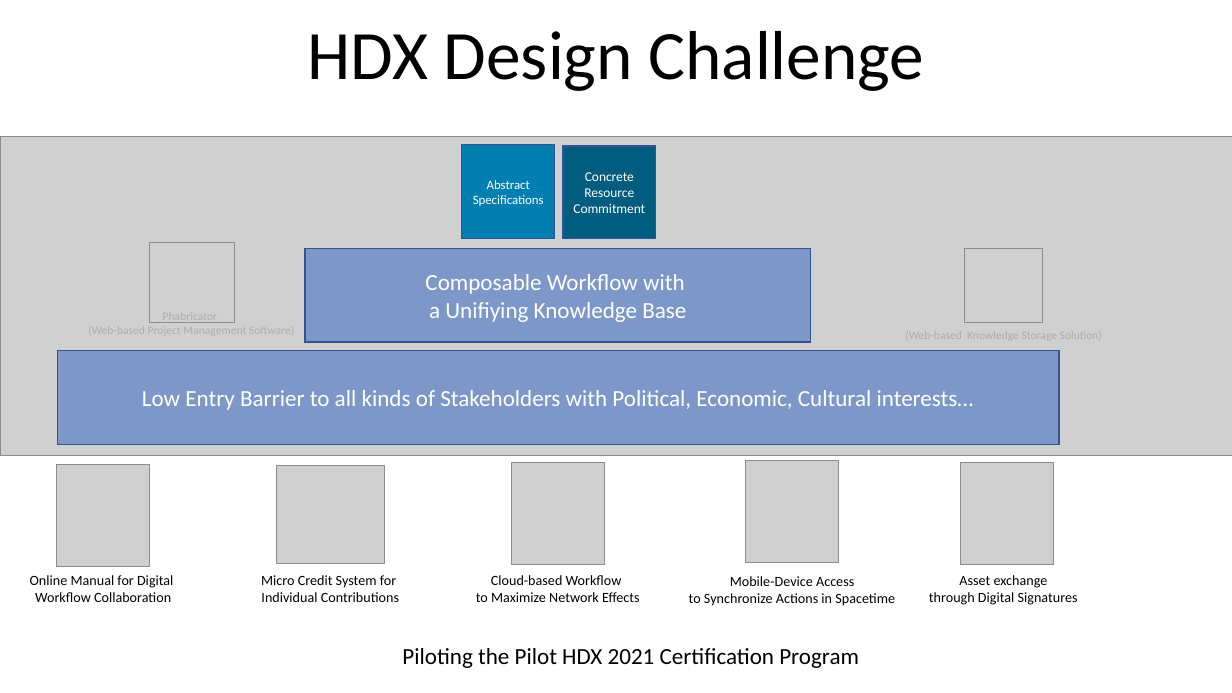
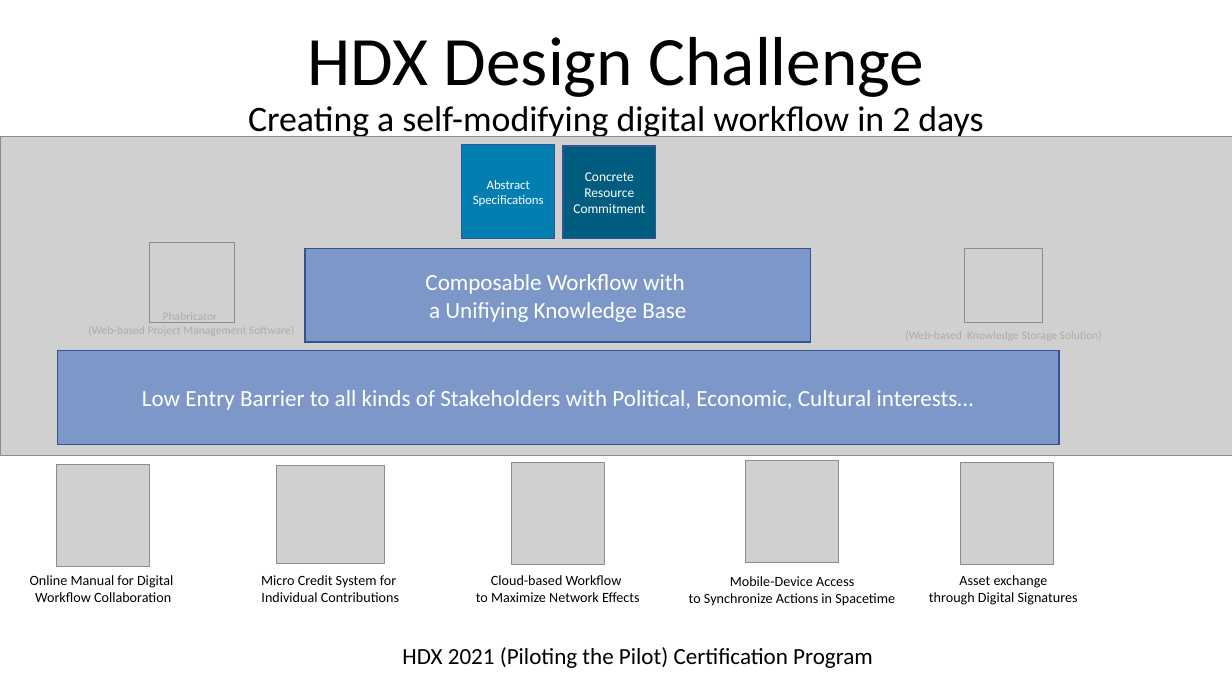
Before and after one commit to benkoo/HDX_Challenge_2021, a slide deck: slide 1 of docs/HDX_DesignChallenge.pptx. Drawn at 1232x693 pixels with LibreOffice and Linux fonts; fonts in the diff are those of the drawing; grey boxes stand for pictures. Boxes give left, top, right and bottom in pixels: in the first picture for what was removed or moved away, otherwise in the second. Text is boxed around its words. In the diff, an @@ line names an element or a change of style, - is before the commit and + after.

Commit message:
Create a Self-Modifying Digital Workflow in 2 Days

```diff
--- a/docs/HDX_DesignChallenge.pptx
+++ b/docs/HDX_DesignChallenge.pptx
@@ title at box(248, 37, 983, 140): text changed; size 54 to 27.9 pt @@
-HDX Design Challenge
+HDX Design Challenge
+Creating a self-modifying digital workflow in 2 days
@@ text at box(402, 647, 873, 668): text changed @@
-Piloting the Pilot HDX 2021 Certification Program
+HDX 2021 (Piloting the Pilot) Certification Program
```
